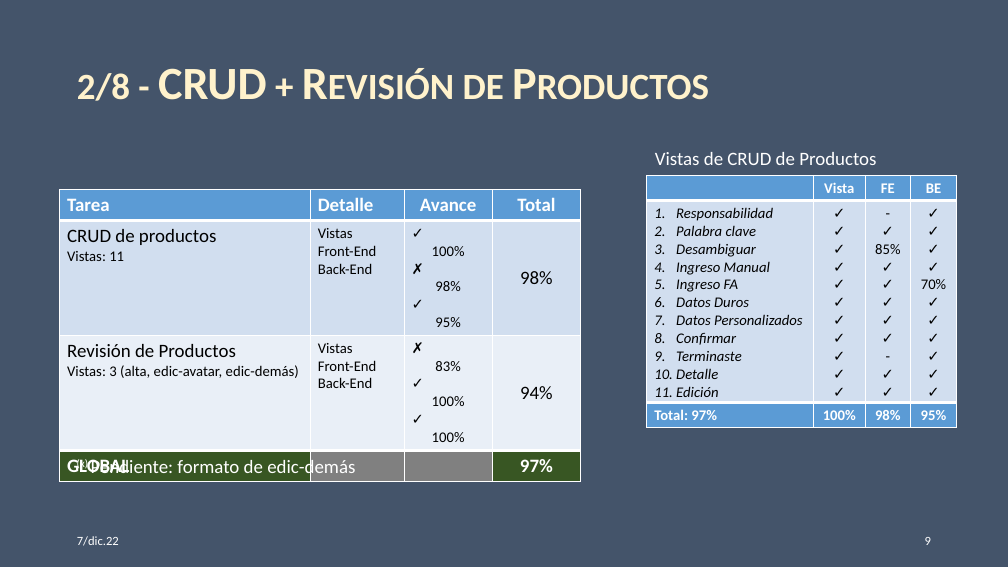
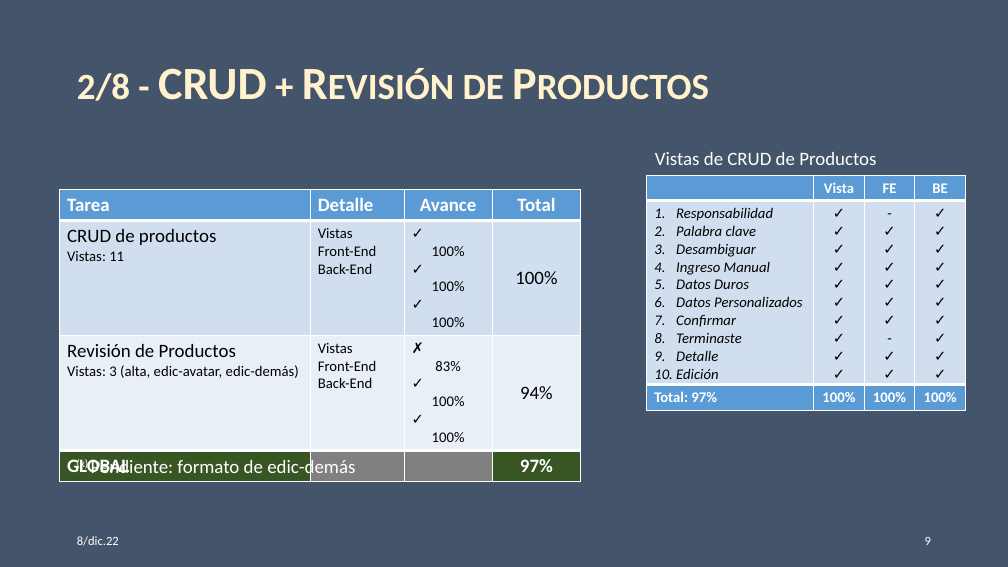
Before and after one commit to Diribar/ELC-Peliculas, a slide deck: slide 9 of 0-varios/Archivos-Office/Desarrollo web Teovisión v2.pptx. Drawn at 1008x567 pixels with LibreOffice and Linux fonts; fonts in the diff are those of the drawing. Boxes give left, top, right and bottom in pixels: in the first picture for what was removed or moved away, otherwise in the second. Text is boxed around its words. In the diff, an @@ line names an element or a change of style, - is before the commit and + after.

```diff
--- a/0-varios/Archivos-Office/Desarrollo web Teovisión v2.pptx
+++ b/0-varios/Archivos-Office/Desarrollo web Teovisión v2.pptx
@@ table at (647,175,966,410) @@
-row 2: Responsabilidad / Palabra clave / Desambiguar / Ingreso Manual / Ingreso FA / Datos Duros / Datos Personalizados / Confirmar / Terminaste / Detalle / Edición | ✓ / ✓ / ✓ / ✓ / ✓ / ✓ / ✓ / ✓ / ✓ / ✓ / ✓ | - / ✓ / 85% / ✓ / ✓ / ✓ / ✓ / ✓ / - / ✓ / ✓ | ✓ / ✓ / ✓ / ✓ / 70% / ✓ / ✓ / ✓ / ✓ / ✓ / ✓
+row 2: Responsabilidad / Palabra clave / Desambiguar / Ingreso Manual / Datos Duros / Datos Personalizados / Confirmar / Terminaste / Detalle / Edición | ✓ / ✓ / ✓ / ✓ / ✓ / ✓ / ✓ / ✓ / ✓ / ✓ | - / ✓ / ✓ / ✓ / ✓ / ✓ / ✓ / - / ✓ / ✓ | ✓ / ✓ / ✓ / ✓ / ✓ / ✓ / ✓ / ✓ / ✓ / ✓
-row 3, column 3: 98%
+row 3, column 3: 100%
-row 3, column 4: 95%
+row 3, column 4: 100%
@@ table: place and size @@
-table at (647,175,956,427)
+table at (647,175,966,410)
@@ table at (60,190,582,477) @@
-row 2, column 3: ✓ 100% / ✗ 98% / ✓ 95%
+row 2, column 3: ✓ 100% / ✓ 100% / ✓ 100%
-row 2, column 4: 98%
+row 2, column 4: 100%
@@ text at (77,536,119,546): text changed @@
-7/dic.22
+8/dic.22
```
Also in this commit, not shown: 1 other file.
